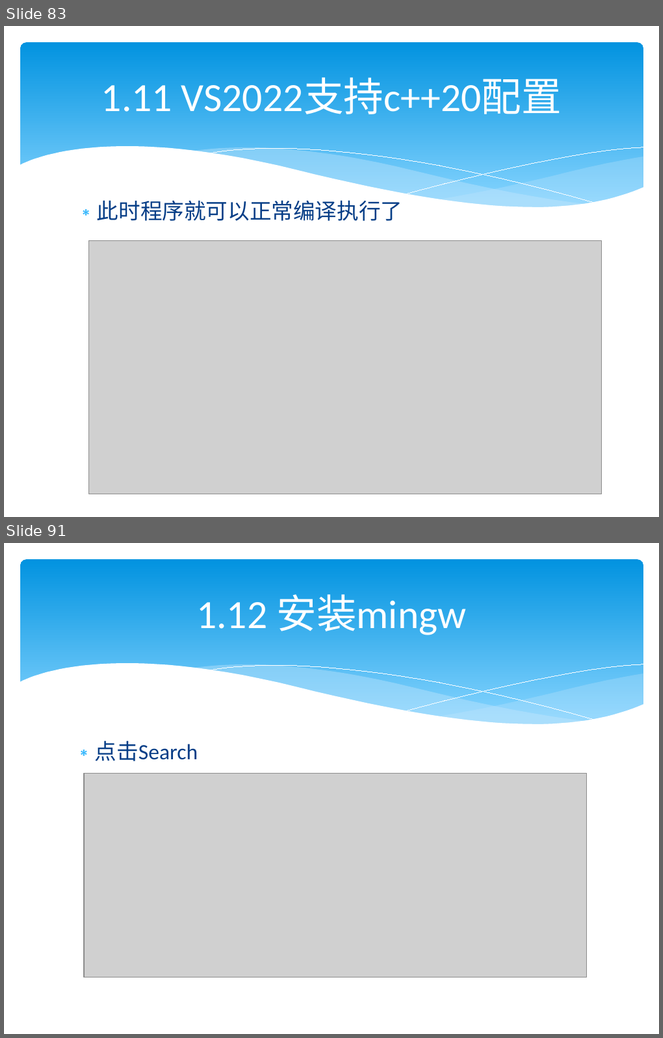
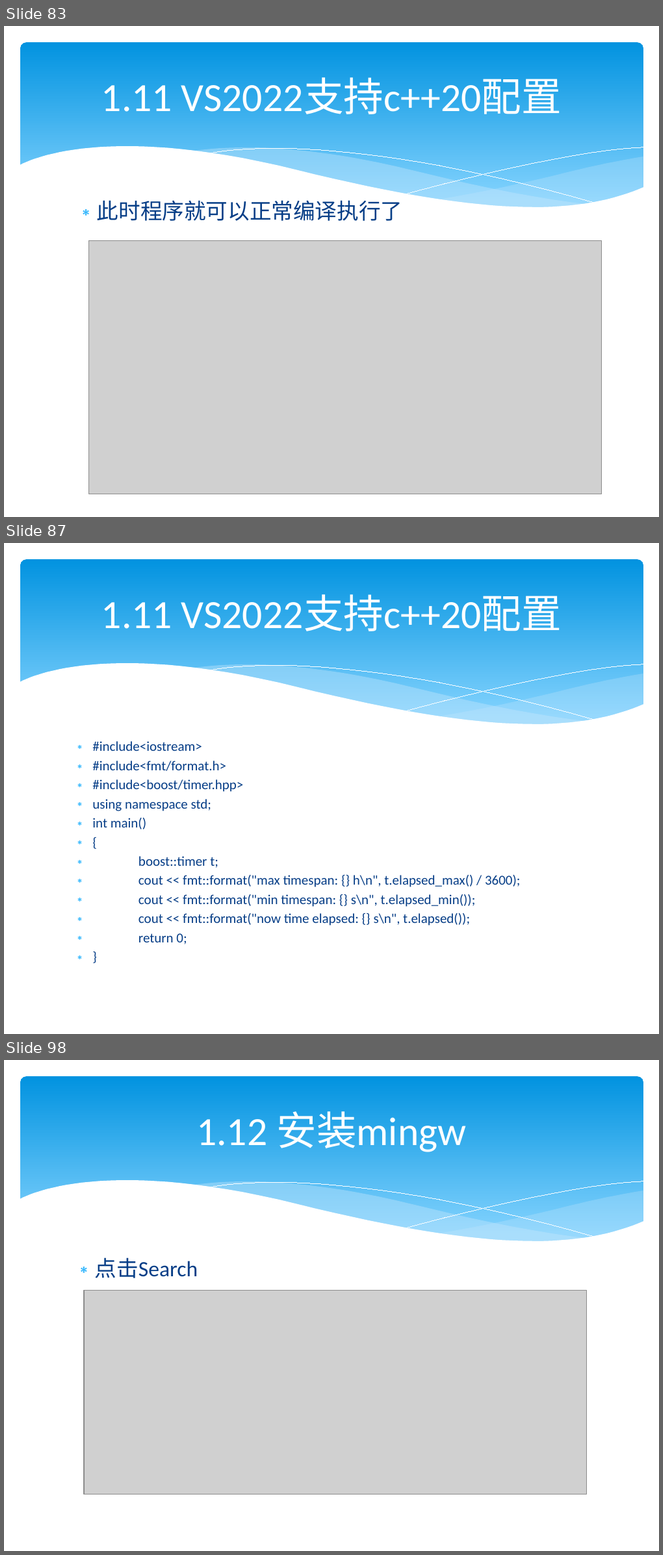
Before and after one commit to lamplight8/cpp, a slide deck: ppt/ch01_绪论_3.pptx. Shown one above the other, each under a label of ours: slides 83 and 91 before the commit, slides 83, 87 and 98 after it; the slides between them are not shown. The pictures are 663x1038 and 663x1555 pixels, drawn with LibreOffice and Linux fonts; fonts in the diff are those of the drawing; grey boxes stand for pictures. Boxes give left, top, right and bottom in pixels: in the first picture for what was removed or moved away, otherwise in the second. Text is boxed around its words. In the diff, an @@ line names an element or a change of style, - is before the commit and + after.

```diff
--- a/ppt/ch01_绪论_3.pptx
+++ b/ppt/ch01_绪论_3.pptx
@@ slide 87 added at [4,543,659,1034], background #FFFFFF; not listed: 6 template elements that a slide beside it also shows @@
@@ title added at [102,594,562,631], 44 pt, text #FFFFFF @@
+1.11 VS2022支持c++20配置
@@ text added at [92,741,520,945], 15 pt, text #073E87 @@
+∗ #include<iostream>
+∗ #include<fmt/format.h>
+∗ #include<boost/timer.hpp>
+∗ using namespace std;
+∗ int main()
+∗ {
+∗ boost::timer t;
+∗ cout << fmt::format("max timespan: {} h\n", t.elapsed_max() / 3600);
+∗ cout << fmt::format("min timespan: {} s\n", t.elapsed_min());
+∗ cout << fmt::format("now time elapsed: {} s\n", t.elapsed());
+∗ return 0;
+∗ }
@@ what was slide 91 is now slide 98 @@
```
Also in this commit, not shown: 14 slides changed, 10 other slides added, 1 other file.
